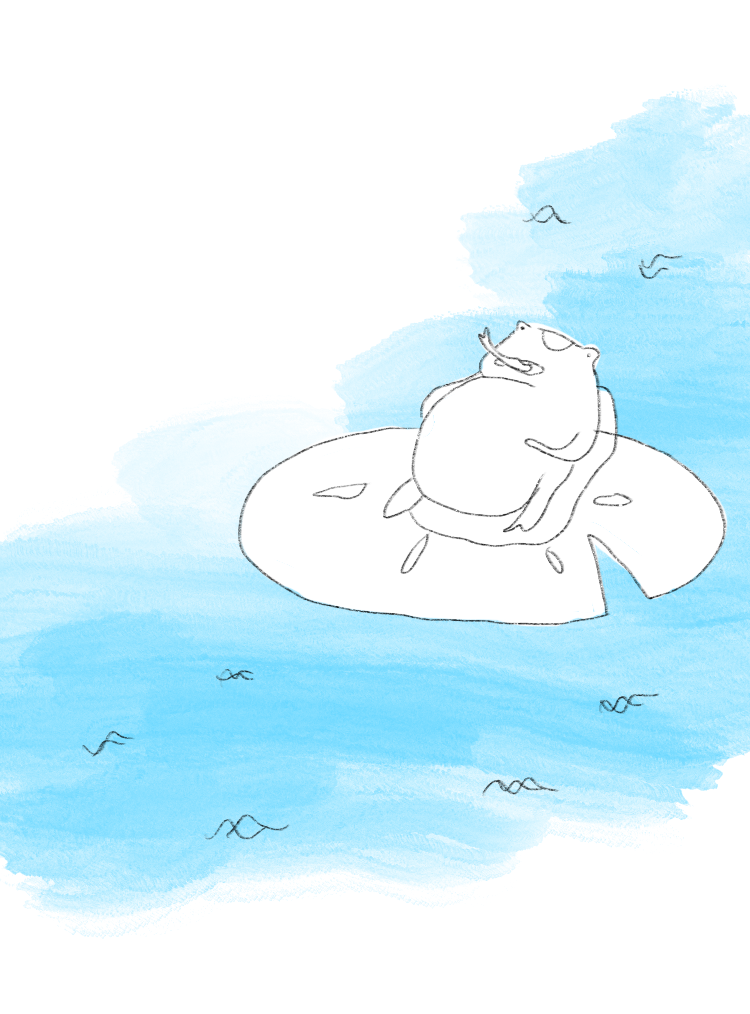
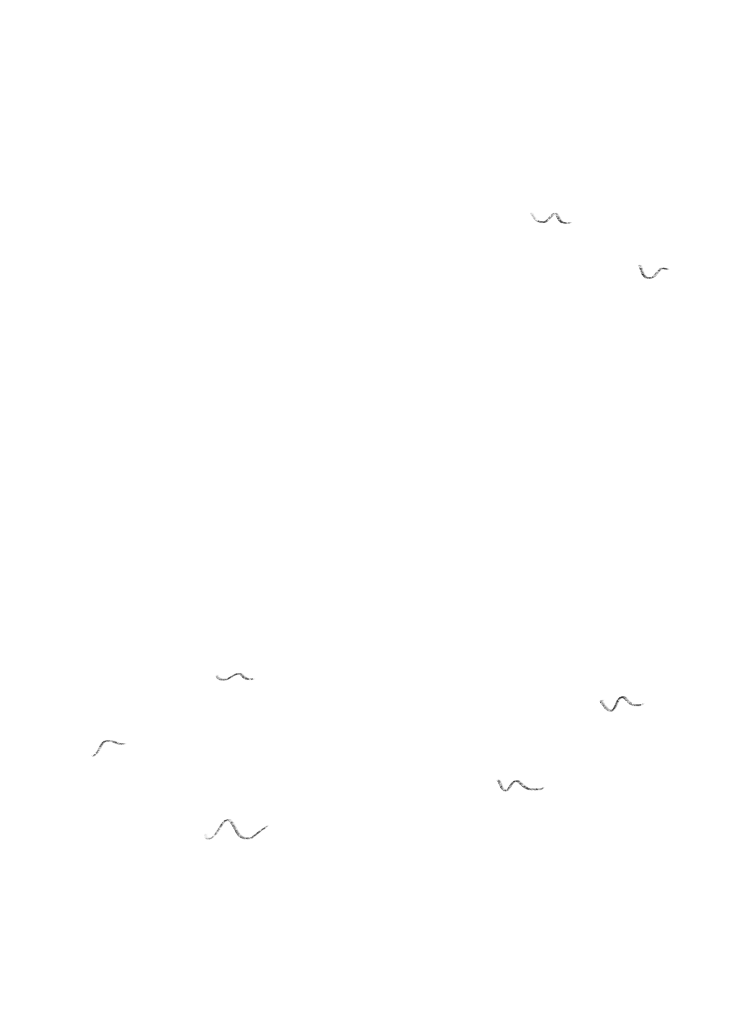
The second (750, 1014) image is a revision of the first. Changes to its layers:
hid "Ebene 3" (1st of 2) over [82, 204, 683, 840]
hid "Ebene 3" (2nd of 2) over [238, 319, 729, 630]
hid "Ebene 2" over [0, 83, 750, 939]
hid "Hintergrund" over [0, 83, 750, 939]
